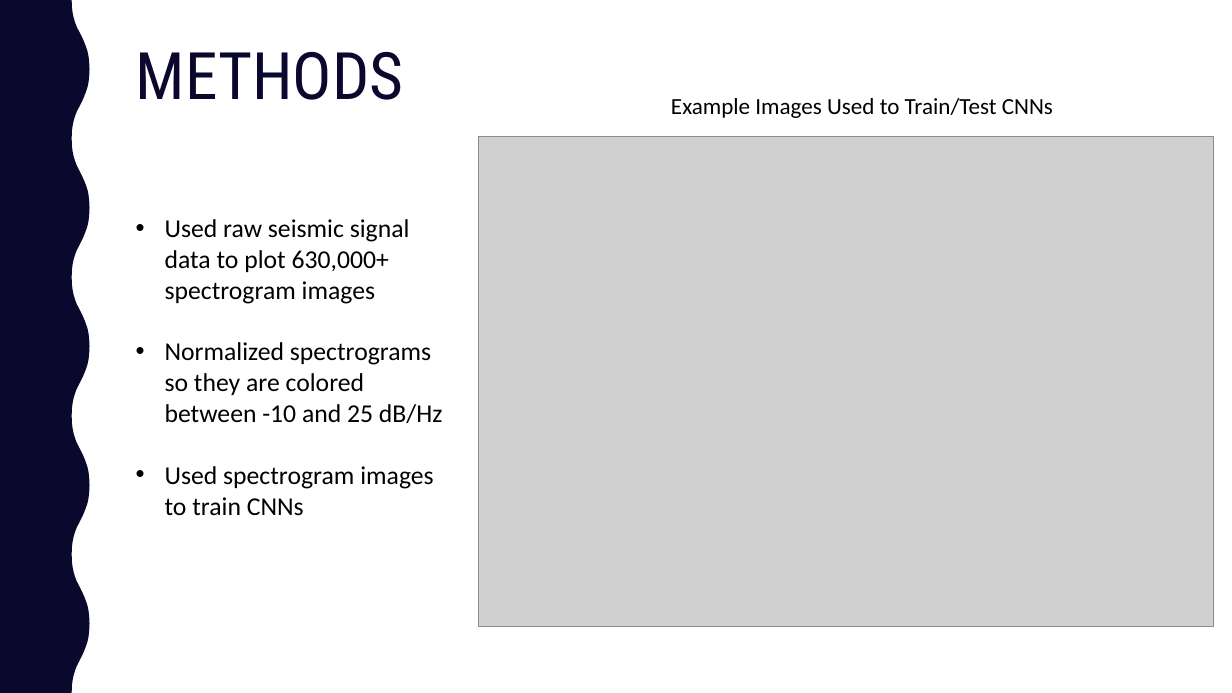
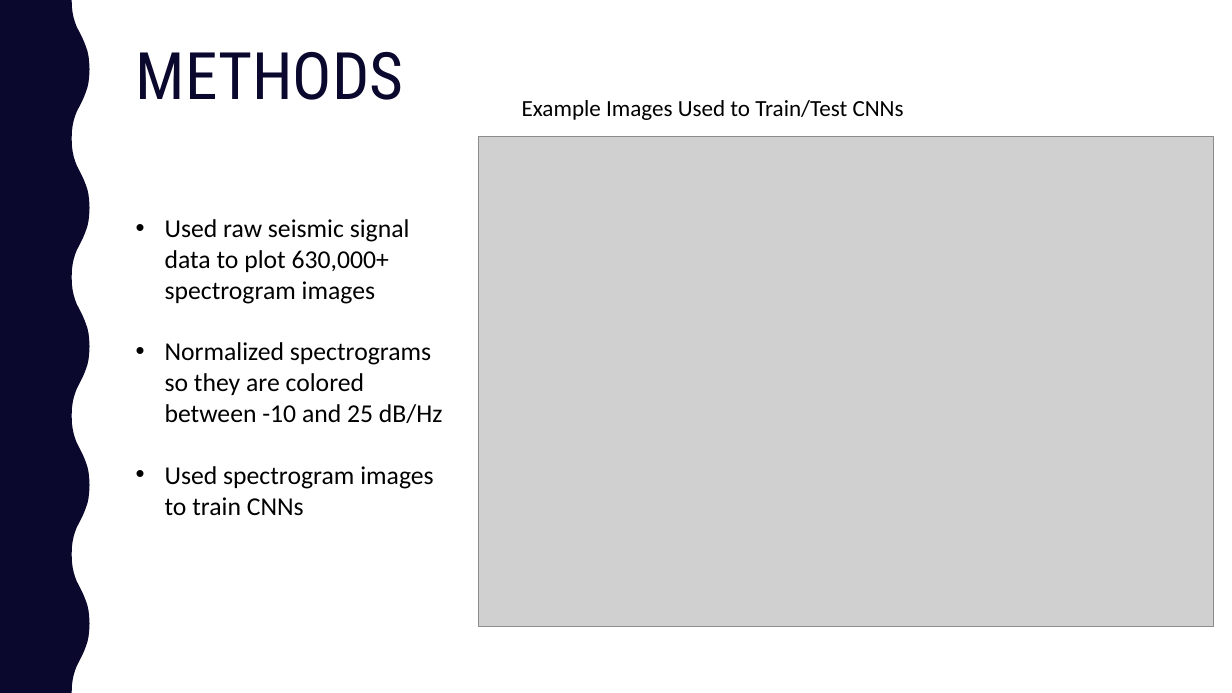
Before and after one commit to kaelynn-rose/EarthquakeClassification, a slide deck: slide 5 of presentation/earthquakes_with_cnns.pptx. Drawn at 1232x693 pixels with LibreOffice and Linux fonts; fonts in the diff are those of the drawing; grey boxes stand for pictures. Boxes give left, top, right and bottom in pixels: in the first picture for what was removed or moved away, otherwise in the second. Text is boxed around its words. In the diff, an @@ line names an element or a change of style, - is before the commit and + after.

```diff
--- a/presentation/earthquakes_with_cnns.pptx
+++ b/presentation/earthquakes_with_cnns.pptx
@@ text "Example Images Used to Train/Test ...": place and size @@
-text "Example Images Used to Train/Test ..." at <box>671,98,1053,118</box>
+text "Example Images Used to Train/Test ..." at <box>522,100,904,120</box>
```
Also in this commit, not shown: 4 other slides changed, 1 slide added, 1 slide removed, 1 other file.
